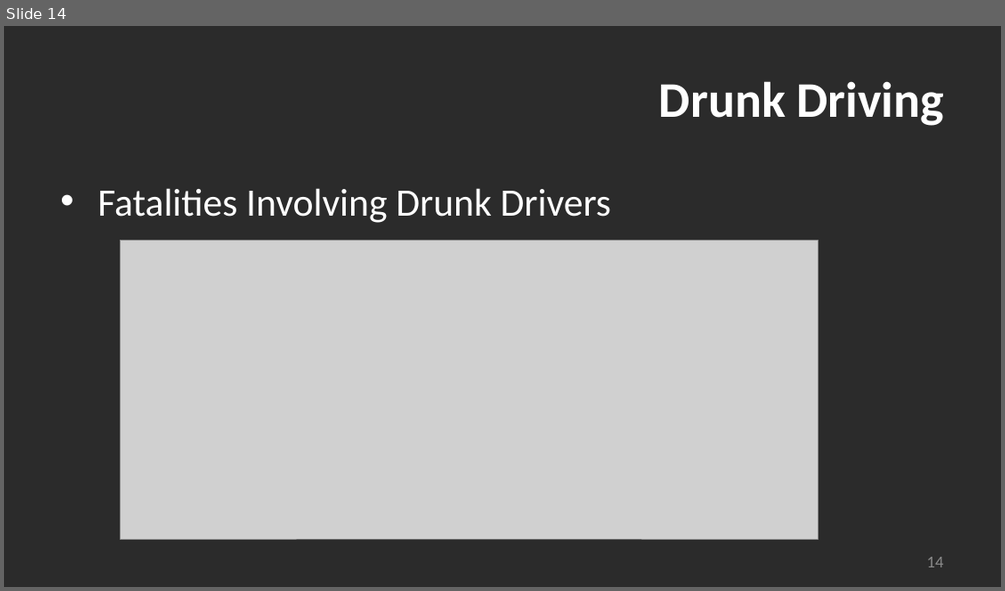
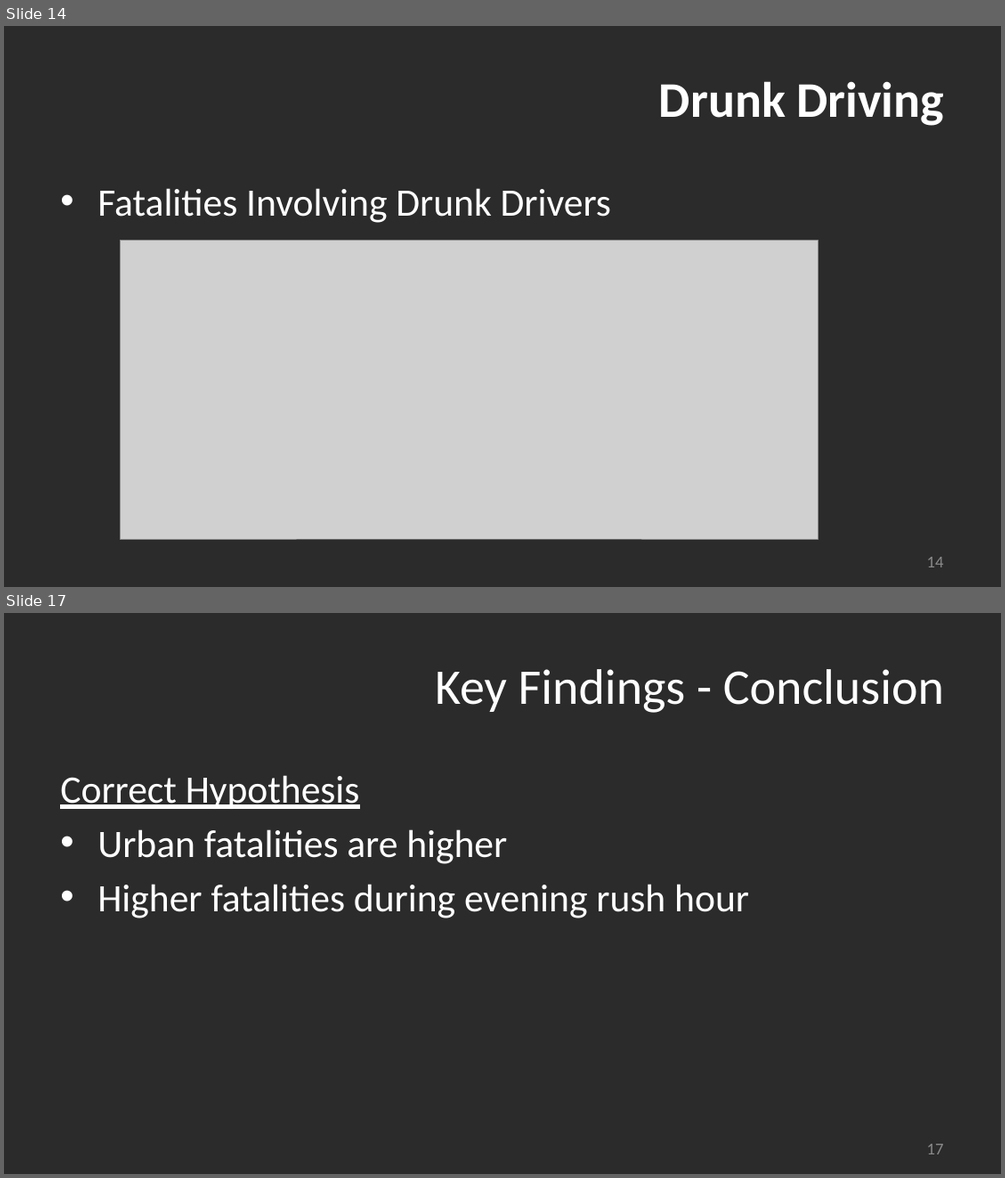
Before and after one commit to madams11/DataR-Project, a slide deck: US Bicycle Fatalities_Group 4_v2.pptx. Shown one above the other, each under a label of ours: slide 14 before the commit, slides 14 and 17 after it; the slides between them are not shown. The pictures are 1005x591 and 1005x1178 pixels, drawn with LibreOffice and Linux fonts; fonts in the diff are those of the drawing; grey boxes stand for pictures; background and template pictures are left out; a plain dark background stands for a picture behind light text. Boxes give left, top, right and bottom in pixels: in the first picture for what was removed or moved away, otherwise in the second. Text is boxed around its words. In the diff, an @@ line names an element or a change of style, - is before the commit and + after.

```diff
--- a/US Bicycle Fatalities_Group 4_v2.pptx
+++ b/US Bicycle Fatalities_Group 4_v2.pptx
@@ slide 17 added at box(4, 613, 1001, 1174), background picture (left out) @@
@@ title added at box(435, 669, 944, 713), 48 pt, text #FFFFFF @@
+Key Findings - Conclusion
@@ text added at box(60, 775, 749, 918), 37.3 pt, text #FFFFFF @@
+Correct Hypothesis
+• Urban fatalities are higher
+• Higher fatalities during evening rush hour
@@ page number added at box(927, 1143, 944, 1154), 16 pt, text #8C8C8C @@
+17
```
Also in this commit, not shown: 2 slides changed.
